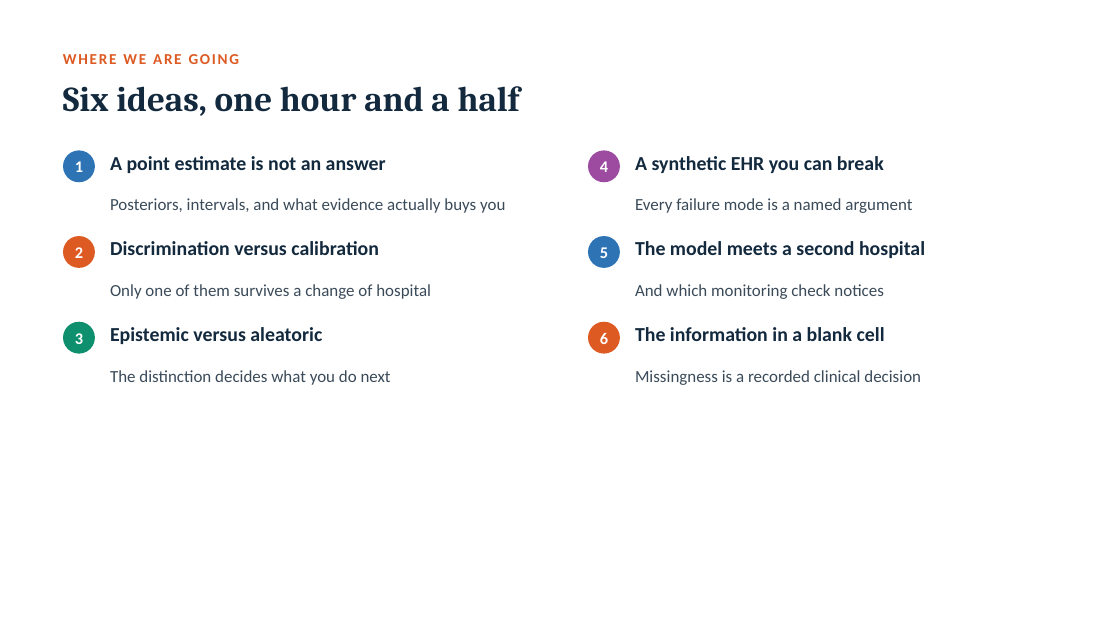
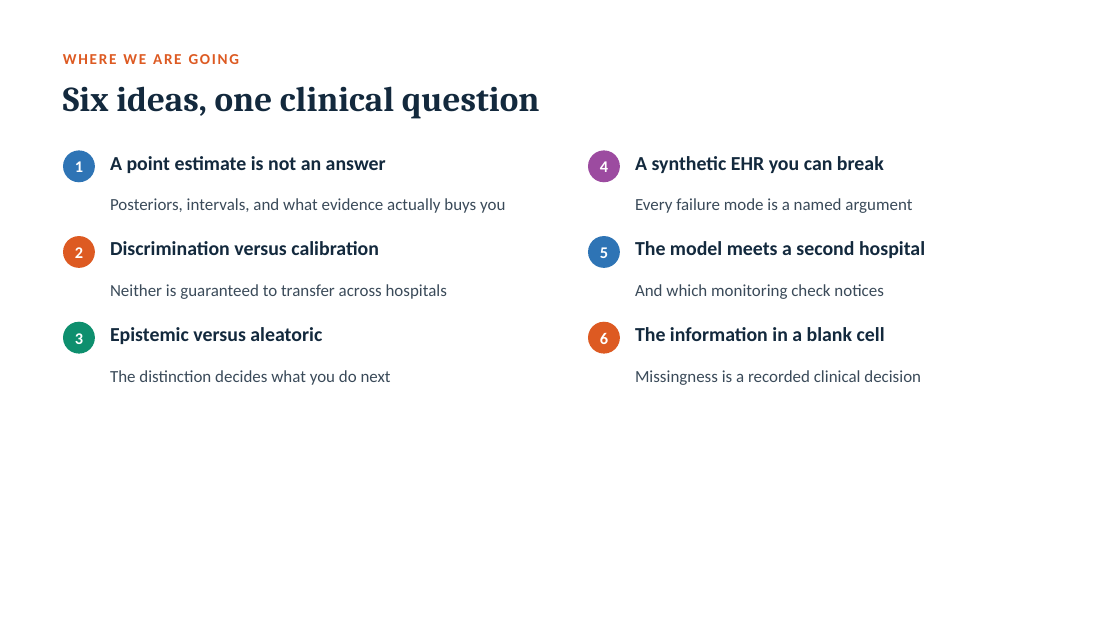
Before and after one commit to vafaei-ar/ai-uncertainty-2026-healthcare, a slide deck: slide 3 of slides/lecture1_honest_probabilities.pptx. Drawn at 1120x630 pixels with LibreOffice and Linux fonts; fonts in the diff are those of the drawing. Boxes give left, top, right and bottom in pixels: in the first picture for what was removed or moved away, otherwise in the second. Text is boxed around its words. In the diff, an @@ line names an element or a change of style, - is before the commit and + after.

```diff
--- a/slides/lecture1_honest_probabilities.pptx
+++ b/slides/lecture1_honest_probabilities.pptx
@@ text at (x1=63, y1=86, x2=540, y2=119): text changed @@
-Six ideas, one hour and a half
+Six ideas, one clinical question
@@ text at (x1=110, y1=284, x2=447, y2=299): text changed @@
-Only one of them survives a change of hospital
+Neither is guaranteed to transfer across hospitals
```
Also in this commit, not shown: 4 other slides changed, 42 other files.
